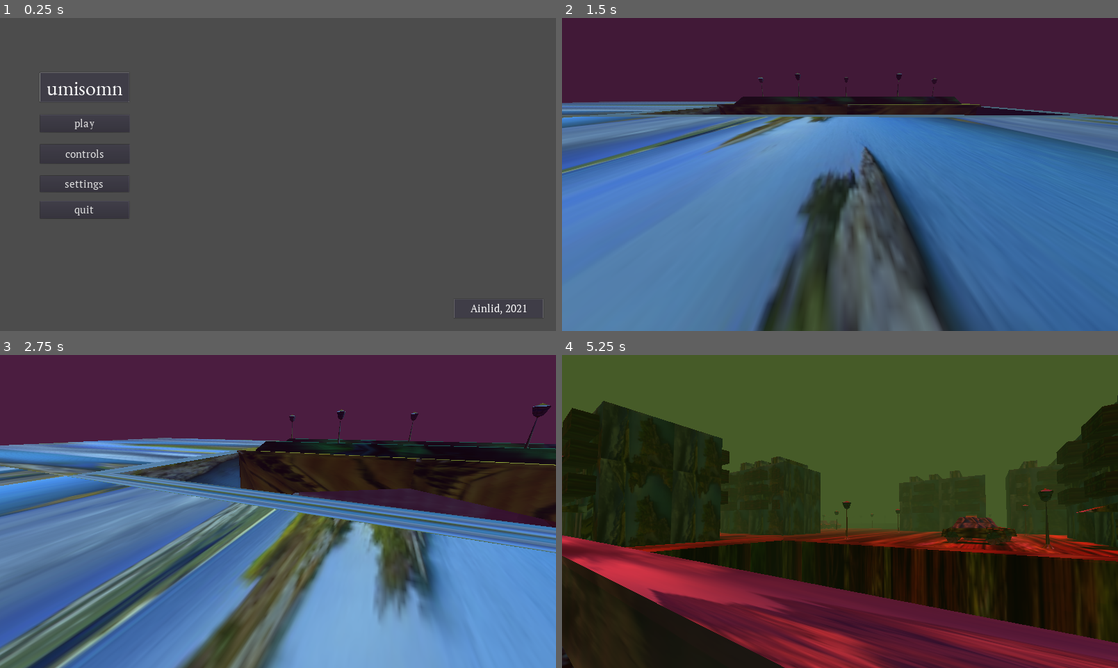
Above: before the commit, frames 1-4 (two rows, left to right).
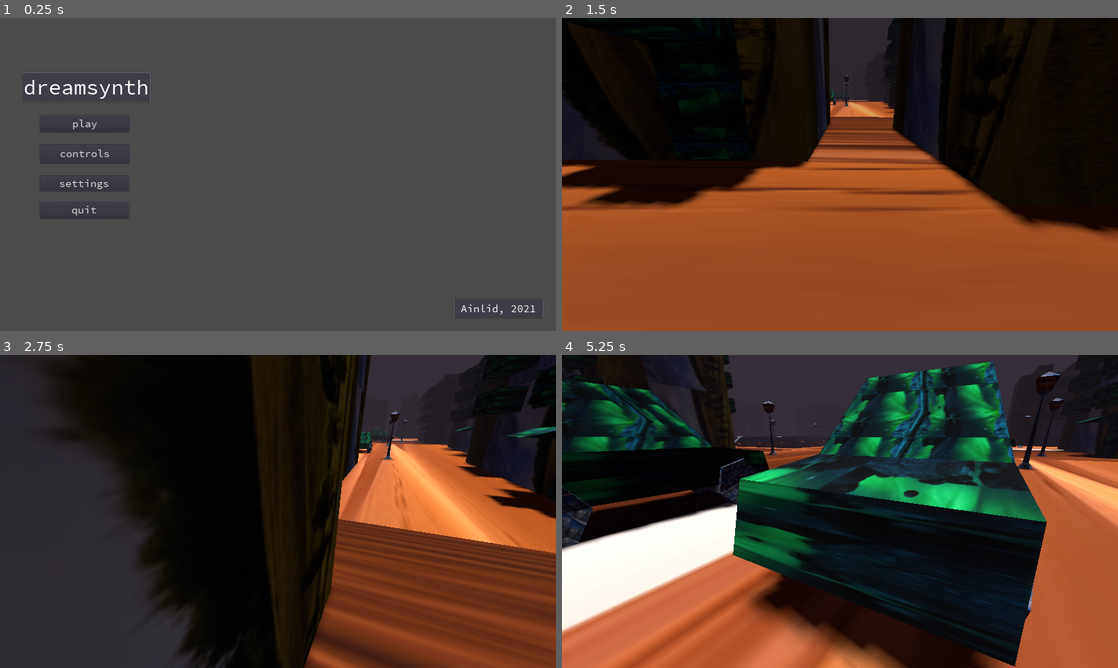
Above: after the commit, the same moments.

Repository: Ainlid/dd2
Game: Godot game, scene res://interface/main_menu/main_menu.tscn
Two runs of this game, one before a commit and one after it. Both use one fixed random seed, a clock stepped at 60 frames per second and the inputs below.
Inputs (mouse positions are in pixels of both pictures, inside the frame that each line leads up to):
- Up to frame 1 (0.25 s): no input
- Up to frame 2 (1.5 s): click "play" at 0.5 s; move the mouse to (867, 174) at 1.27 s; hold W (move_forward) from 1.28 s (still down); hold Shift (run) from 1.28 s (still down)
- Up to frame 3 (2.75 s): keep holding W (move_forward); tap Space (jump) at 1.52, 2.27 s; move the mouse to (250, 511) at 2.02 s; release Shift (run) at 2.03 s; tap Shift (run) at 2.1 s
- Up to frame 4 (5.25 s): keep holding W (move_forward); move the mouse to (851, 505) at 2.77 s; hold Shift (run) 2.78-3.53 s; move the mouse to (834, 517) at 3.52 s; tap Shift (run) at 3.6, 5.1 s; tap Space (jump) at 3.77, 4.52 s; move the mouse to (878, 514) at 4.27 s; hold Shift (run) 4.28-5.03 s; tap F12 (screenshot) at 4.9 s; move the mouse to (795, 508) at 5.02 s

The runs differ from the first frame. In frame 1, 0.9% of the frame differs, in the area x 4-97%, y 17-95%; in frame 2, 97%, in the area x 0-100%, y 0-100%; in frame 3, 94%; in frame 4, 92%.

Commit message:
better music

Diff:
--- a/source/bgm_gen/bgm_gen.gd
+++ b/source/bgm_gen/bgm_gen.gd
@@ -1,16 +1,49 @@
 extends Node
 
-onready var players = [$player1, $player2, $player3]
+onready var player1 = $player1
+onready var player2 = $player2
+onready var player3 = $player3
+var offset1 = 0.0
+var offset2 = 0.0
+var offset3 = 0.0
+onready var timer = $timer
 
 func _ready():
-	_bgm_start()
+	timer.wait_time = globals.dream_rng.randf_range(2.0, 4.0)
+	timer.start()
+	_set_players()
+	_play_loops()
 
-func _bgm_start():
-	for n in players.size():
-		var id = globals.dream_rng.randi()%globals.loops.size()
-		var loop = globals.loops[id]
-		players[n].stream = loop
-		var start_point = globals.dream_rng.randf_range(0.0, loop.get_length())
-		var rand_note = globals.dream_rng.randi_range(-6, 6)
-		players[n].pitch_scale = pow(2.0, rand_note / 12.0)
-		players[n].play(start_point)
+func _set_players():
+	#PLAYER1
+	var id1 = globals.dream_rng.randi()%globals.loops.size()
+	var loop1 = globals.loops[id1]
+	player1.stream = loop1
+	offset1 = globals.dream_rng.randf_range(0.0, loop1.get_length())
+	var rand_note1 = globals.dream_rng.randi_range(-6, 6)
+	player1.pitch_scale = pow(2.0, rand_note1 / 12.0)
+	#player1.pitch_scale = globals.dream_rng.randf_range(0.8, 1.2)
+	#PLAYER2
+	var id2 = globals.dream_rng.randi()%globals.loops.size()
+	var loop2 = globals.loops[id2]
+	player2.stream = loop2
+	offset2 = globals.dream_rng.randf_range(0.0, loop2.get_length())
+	var rand_note2 = globals.dream_rng.randi_range(-6, 6)
+	player2.pitch_scale = pow(2.0, rand_note2 / 12.0)
+	#player2.pitch_scale = globals.dream_rng.randf_range(0.8, 1.2)
+	#PLAYER3
+	var id3 = globals.dream_rng.randi()%globals.loops.size()
+	var loop3 = globals.loops[id3]
+	player3.stream = loop3
+	offset3 = globals.dream_rng.randf_range(0.0, loop3.get_length())
+	var rand_note3 = globals.dream_rng.randi_range(-6, 6)
+	player3.pitch_scale = pow(2.0, rand_note3 / 12.0)
+	#player3.pitch_scale = globals.dream_rng.randf_range(0.8, 1.2)
+
+func _timeout():
+	_play_loops()
+
+func _play_loops():
+	player1.play(offset1)
+	player2.play(offset2)
+	player3.play(offset3)
--- a/source/bgm_gen/bgm_gen.tscn
+++ b/source/bgm_gen/bgm_gen.tscn
@@ -13,3 +13,7 @@
 
 [node name="player3" type="AudioStreamPlayer" parent="."]
 bus = "bgm"
+
+[node name="timer" type="Timer" parent="."]
+
+[connection signal="timeout" from="timer" to="." method="_timeout"]
--- a/source/dream/dream.gd
+++ b/source/dream/dream.gd
@@ -8,5 +8,4 @@
 	timer.start()
 
 func _timeout():
-	globals._dream_rng_refresh()
-	fader._reload_scene()
+	fader._next_dream()
--- a/source/globals/globals.gd
+++ b/source/globals/globals.gd
@@ -7,7 +7,15 @@
 preload("res://loops/piano5.wav"),
 preload("res://loops/piano6.wav"),
 preload("res://loops/piano7.wav"),
-preload("res://loops/piano8.wav")]
+preload("res://loops/piano8.wav"),
+preload("res://loops/synth1.wav"),
+preload("res://loops/synth2.wav"),
+preload("res://loops/synth3.wav"),
+preload("res://loops/synth4.wav"),
+preload("res://loops/synth5.wav"),
+preload("res://loops/synth6.wav"),
+preload("res://loops/synth7.wav"),
+preload("res://loops/synth8.wav")]
 
 const tiles = [preload("res://dream_gen/tiles/flat.tscn"),
 preload("res://dream_gen/tiles/bridge1.tscn"),
--- a/source/interface/fonts/font_italic.tres
+++ b/source/interface/fonts/font_italic.tres
@@ -1,6 +1,6 @@
 [gd_resource type="DynamicFont" load_steps=2 format=2]
 
-[ext_resource path="res://interface/fonts/pt_serif/PTSerif_Italic.ttf" type="DynamicFontData" id=1]
+[ext_resource path="res://interface/fonts/source_code_pro/SourceCodePro_Italic.ttf" type="DynamicFontData" id=1]
 
 [resource]
 size = 36
--- a/source/interface/fonts/font_regular.tres
+++ b/source/interface/fonts/font_regular.tres
@@ -1,6 +1,6 @@
 [gd_resource type="DynamicFont" load_steps=2 format=2]
 
-[ext_resource path="res://interface/fonts/pt_serif/PTSerif_Regular.ttf" type="DynamicFontData" id=1]
+[ext_resource path="res://interface/fonts/source_code_pro/SourceCodePro_Regular.ttf" type="DynamicFontData" id=1]
 
 [resource]
 size = 36
--- a/source/interface/fonts/font_title.tres
+++ b/source/interface/fonts/font_title.tres
@@ -1,6 +1,6 @@
 [gd_resource type="DynamicFont" load_steps=2 format=2]
 
-[ext_resource path="res://interface/fonts/eb_garamond/EBGaramond_Regular.ttf" type="DynamicFontData" id=1]
+[ext_resource path="res://interface/fonts/source_code_pro/SourceCodePro_Regular.ttf" type="DynamicFontData" id=1]
 
 [resource]
 size = 72
--- a/source/interface/main_menu/main_menu.tscn
+++ b/source/interface/main_menu/main_menu.tscn
@@ -14,13 +14,13 @@
 autoplay = true
 
 [node name="title" type="Label" parent="."]
-margin_left = 138.0
+margin_left = 76.0
 margin_top = 188.0
-margin_right = 446.0
+margin_right = 520.0
 margin_bottom = 290.0
 custom_styles/normal = ExtResource( 2 )
 custom_fonts/font = ExtResource( 6 )
-text = "umisomn"
+text = "dreamsynth"
 align = 1
 valign = 1
 __meta__ = {
--- a/source/interface/main_menu/play_button.gd
+++ b/source/interface/main_menu/play_button.gd
@@ -1,4 +1,4 @@
 extends Control
 
 func _play_game():
-	fader._fade_start(fader.dream_path)
+	fader._next_dream()
--- a/source/interface/screencap/screencap.gd
+++ b/source/interface/screencap/screencap.gd
@@ -5,7 +5,7 @@
 		var image = get_viewport().get_texture().get_data()
 		image.flip_y()
 		var date = OS.get_datetime()
-		var url = OS.get_executable_path().get_base_dir() + "/dse_"
+		var url = OS.get_executable_path().get_base_dir() + "/dreamsynth_"
 		url += str(date.day) + "_"
 		url += str(date.month) + "_"
 		url += str(date.year) + "_at_"
--- a/source/project.godot
+++ b/source/project.godot
@@ -14,7 +14,7 @@
 
 [application]
 
-config/name="umisomn"
+config/name="dreamsynth"
 config/description="dream diary"
 run/main_scene="res://interface/main_menu/main_menu.tscn"
 config/icon="res://icon.png"
--- a/source/save_manager/save_manager.gd
+++ b/source/save_manager/save_manager.gd
@@ -1,6 +1,6 @@
 extends Node
 
-const save_path = "user://dreamscape_explorer_save.dat"
+const save_path = "user://dreamsynth.dat"
 
 var save_data = {
 	"volume" : -2.0
Binary file removed: source/interface/fonts/eb_garamond/EBGaramond_Bold.ttf
Binary file removed: source/interface/fonts/eb_garamond/EBGaramond_BoldItalic.ttf
Binary file removed: source/interface/fonts/eb_garamond/EBGaramond_Italic.ttf
Binary file removed: source/interface/fonts/eb_garamond/EBGaramond_Regular.ttf
Not shown, removed: source/interface/fonts/eb_garamond/OFL.txt
Not shown, removed: source/interface/fonts/pt_serif/OFL.txt
Binary file removed: source/interface/fonts/pt_serif/PTSerif_Bold.ttf
Binary file removed: source/interface/fonts/pt_serif/PTSerif_BoldItalic.ttf
Binary file removed: source/interface/fonts/pt_serif/PTSerif_Italic.ttf
Binary file removed: source/interface/fonts/pt_serif/PTSerif_Regular.ttf
Not shown, added: source/interface/fonts/source_code_pro/OFL.txt
Binary file added: source/interface/fonts/source_code_pro/SourceCodePro_Bold.ttf
(and 21 more such lines)
